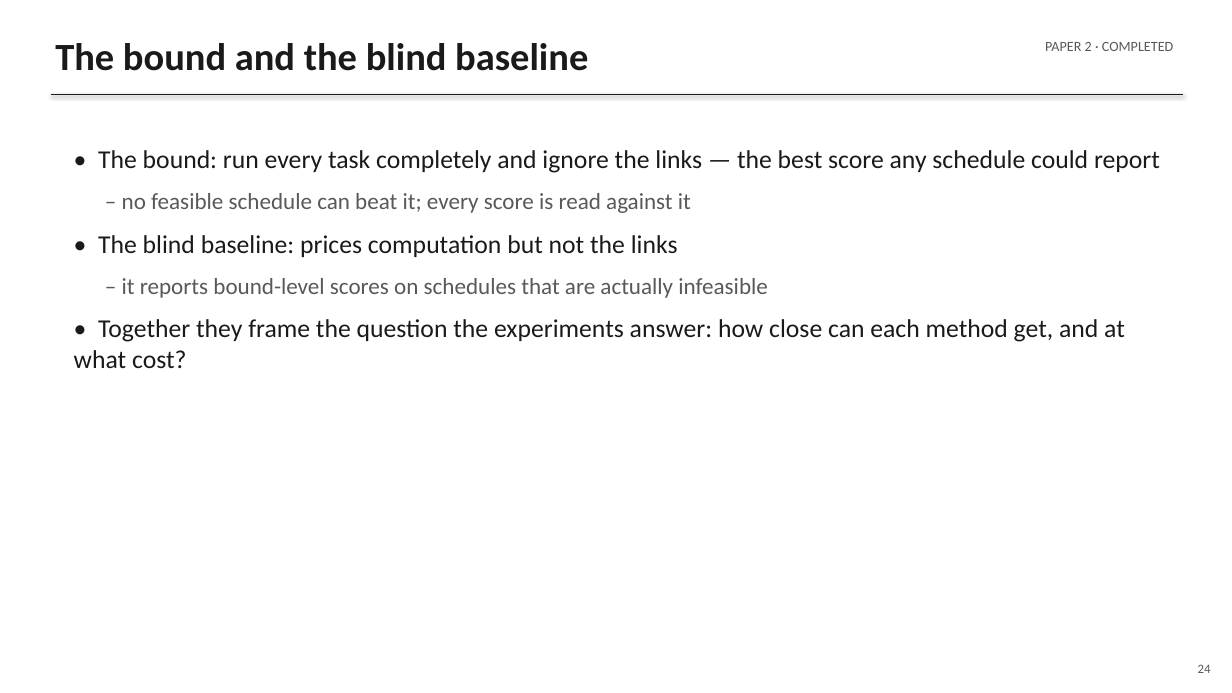
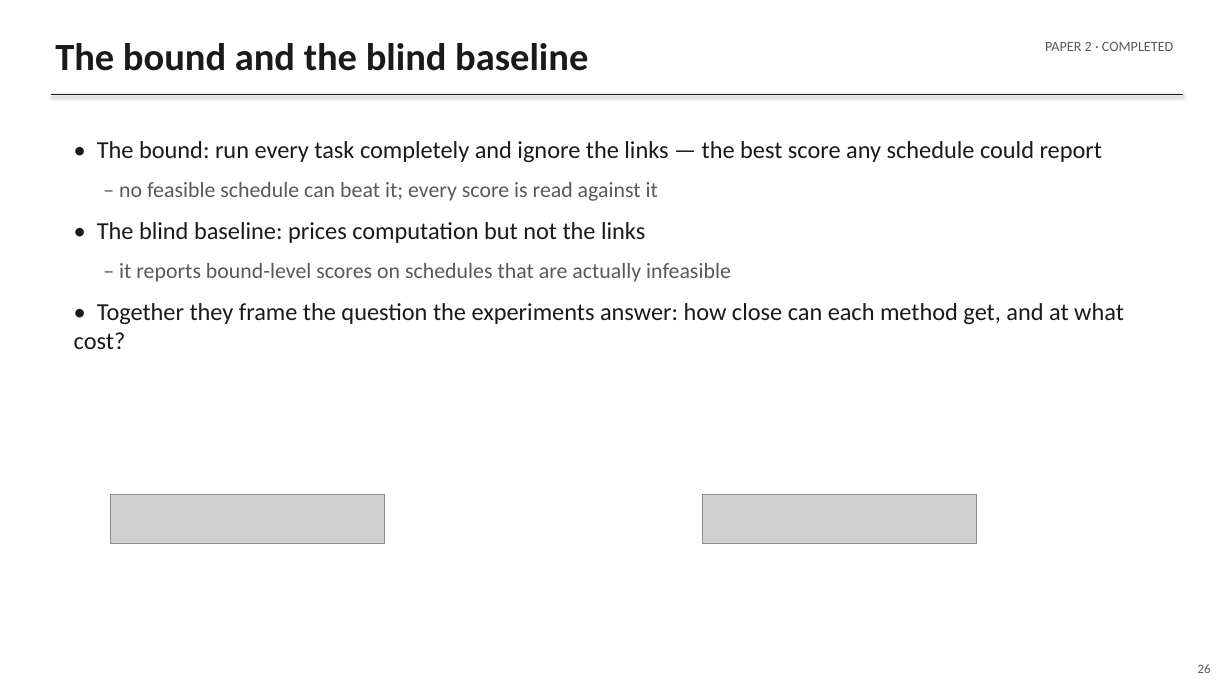
Before and after one commit to gayanigupta/data-aware-scheduling, a slide deck: slide 26 of slides/data-aware-scheduling.pptx (slide 24 before the commit). Drawn at 1232x693 pixels with LibreOffice and Linux fonts; fonts in the diff are those of the drawing; grey boxes stand for pictures. Boxes give left, top, right and bottom in pixels: in the first picture for what was removed or moved away, otherwise in the second. Text is boxed around its words. In the diff, an @@ line names an element or a change of style, - is before the commit and + after.

Commit message:
Add the papers' formulation and algorithms to the slides
- Transfer-cost equation c^ba_ji = D_ji/B_ba on its own slide
- New "The formulation" slide: the full MILP from the paper
  with one-line annotations per constraint
- Score and max-accuracy bound equations on the bound slide
- GA fitness equation under the schedulers table
- "The greedy scheduler, in code": the priority formula and
  the repeat/while pseudocode from the paper's Algorithm 1
- Recovery-cost equation C_rec on the Paper 3 cost slide
- RQ1 boundary rule written as a short algorithm block
- Equations rendered via matplotlib mathtext, same notation
  as main.tex

```diff
--- a/slides/data-aware-scheduling.pptx
+++ b/slides/data-aware-scheduling.pptx
@@ text "• The bound: run every ..." moved from (x1=74, y1=150, x2=1160, y2=368) to (x1=74, y1=141, x2=1124, y2=349) @@
@@ text "• The bound: run every ..." at (x1=74, y1=141, x2=1124, y2=349): size 20 to 19 pt in "• The bound: run every task completely ...", "• The blind baseline: prices computation but ...", "• Together they frame the question the ..."; size 18 to 17 pt in "– no feasible schedule can beat it; ...", "– it reports bound-level scores on schedules ..." @@
@@ picture added at (x1=111, y1=494, x2=385, y2=544) @@
@@ picture added at (x1=702, y1=494, x2=977, y2=544) @@
@@ text at (x1=1198, y1=664, x2=1211, y2=673): text changed @@
-24
+26
```
Also in this commit, not shown: 31 other slides changed, 3 slides added, 16 other files.
